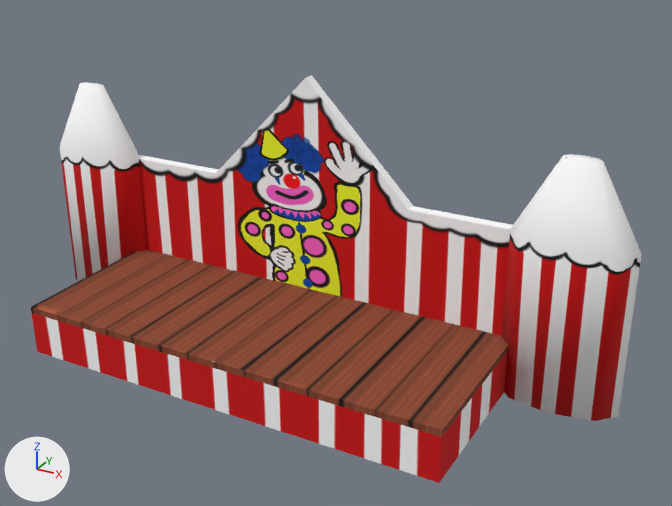
What one commit did to the glTF model Art/Stage.glb.
Rendered twice from a 50 mm camera at (17.5, -27.6, 17.6) aimed at (2.5, -0.4, 4.0). Arrows for +X, +Y and +Z are at lower left; the lights stay in place. Vertices at the same position are counted once.
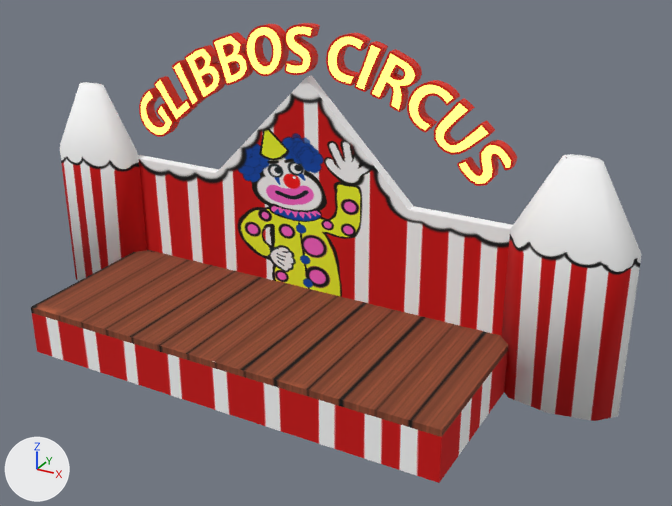
Commit message: stage uploaded

The change, as JSON lines over the scene's bpy script:
```json
{"op": "add", "block": "mat_material_001", "code": ["mat_material_001 = principled_material('Material.001')", "mat_material_001.base_color = (0.8, 0.016, 0.0)  # red #e72200"]}
{"op": "add", "block": "mat_material_009", "code": ["mat_material_009 = principled_material('Material.009')", "mat_material_009.base_color = (0.799, 0.687, 0.109)  # yellow #e7d85d", "mat_material_009.emission_color = (1.0, 0.859, 0.137)  # yellow #ffee67", "mat_material_009.emission_strength = 1.598"]}
{"block": "me_cube_002", "where": "# used by ob_cube_002; location = (0.0, 1.7, 2.14)"}
{"op": "remove", "block": "me_cube_002", "code": "me_cube_002.from_pydata(...)  # 100 vertices, 188 faces; spans x -12.8..12.8, y -6.5..1.0, z -3.1..7.5"}
{"op": "add", "block": "me_cube_002", "code": "me_cube_002.from_pydata(...)  # 3884 vertices, 7728 faces; spans x -12.8..12.8, y -6.5..1.0, z -3.1..9.5"}
{"block": "me_cube_002", "change": "me_cube_002 part 1: 3784 vertices added at x -7.9..8.2, y -0.1..0.4, z 4.3..9.5"}
{"op": "add", "block": "me_cube_002", "code": "me_cube_002.materials.append(mat_material_001)  # red #e72200"}
{"op": "add", "block": "me_cube_002", "code": "me_cube_002.materials.append(mat_material_009)  # yellow #e7d85d"}
```

What differs and where, as boxes (x1, y1, x2, y2) in the pictures (672 x 506 px):
```json
{"object": "Cube.002", "change": "reshaped", "before": [31, 75, 642, 483], "after": [31, 23, 642, 483], "on screen": "13% taller"}
{"part": 1, "of": "me_cube_002", "change": "added", "after": [139, 23, 517, 186]}
```
